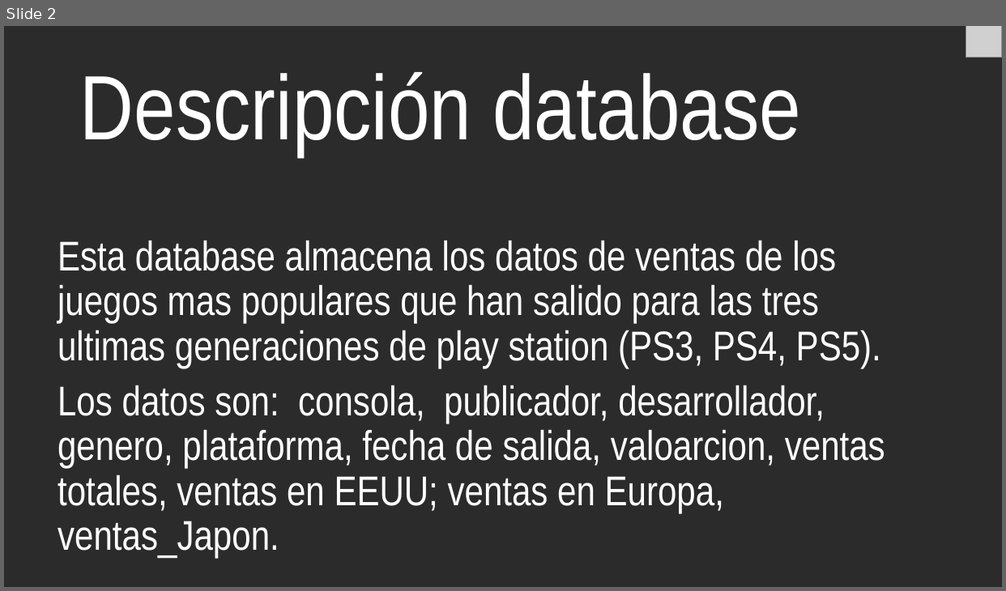
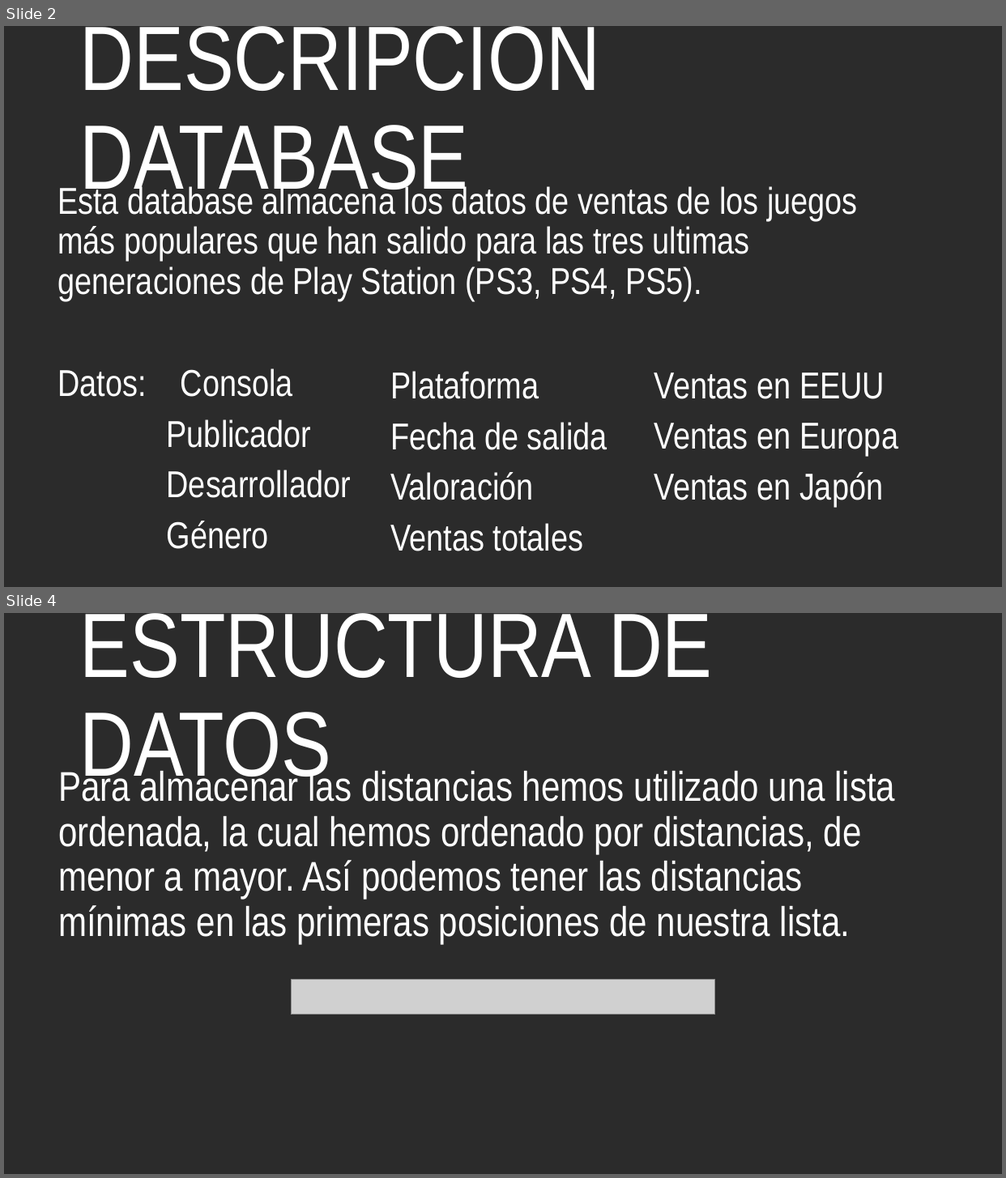
Before and after one commit to joscartin/Trabajo_Algoritmia_2025, a slide deck: TrabajoAlgoritmia.pptx. Shown one above the other, each under a label of ours: slide 2 before the commit, slides 2 and 4 after it; the slides between them are not shown. The pictures are 1006x591 and 1006x1178 pixels, drawn with LibreOffice and Linux fonts; fonts in the diff are those of the drawing; grey boxes stand for pictures; background and template pictures are left out; a plain dark background stands for a picture behind light text. Boxes give left, top, right and bottom in pixels: in the first picture for what was removed or moved away, otherwise in the second. Text is boxed around its words. In the diff, an @@ line names an element or a change of style, - is before the commit and + after.

```diff
--- a/TrabajoAlgoritmia.pptx
+++ b/TrabajoAlgoritmia.pptx
@@ slide 4 added at (4,613,1002,1174), background picture (left out) @@
@@ title added at (80,613,712,792), 88 pt, text #FFFFFF @@
+ESTRUCTURA DE DATOS
@@ text added at (58,768,896,944), 40 pt, text #FFFFFF @@
+Para almacenar las distancias hemos utilizado una lista ordenada, la cual hemos ordenado por distancias, de menor a mayor. Así podemos tener las distancias mínimas en las primeras posiciones de nuestra lista.
@@ picture added at (291,980,715,1015) @@
@@ slide 2 changed as well @@
@@ title at (80,26,600,205): text changed @@
-Descripción database
+DESCRIPCIÓN DATABASE
@@ picture removed at (966,26,1002,58) @@
@@ text at (57,184,858,549): text changed; size 40 to 36 pt @@
-Esta database almacena los datos de ventas de los juegos mas populares que han salido para las tres ultimas generaciones de play station (PS3, PS4, PS5).
-Los datos son: consola, publicador, desarrollador, genero, plataforma, fecha de salida, valoarcion, ventas totales, ventas en EEUU; ventas en Europa, ventas_Japon.
+Esta database almacena los datos de ventas de los juegos más populares que han salido para las tres ultimas generaciones de Play Station (PS3, PS4, PS5).
+Datos: Consola
+Publicador
+Desarrollador
+Género
@@ text added at (390,371,607,552), 36 pt, text #FFFFFF @@
+Plataforma
+Fecha de salida
+Valoración
+Ventas totales
@@ text added at (654,373,898,507), 36 pt, text #FFFFFF @@
+Ventas en EEUU
+Ventas en Europa
+Ventas en Japón
```
Also in this commit, not shown: 1 other slide changed, 3 other slides added, 3 slides removed.
